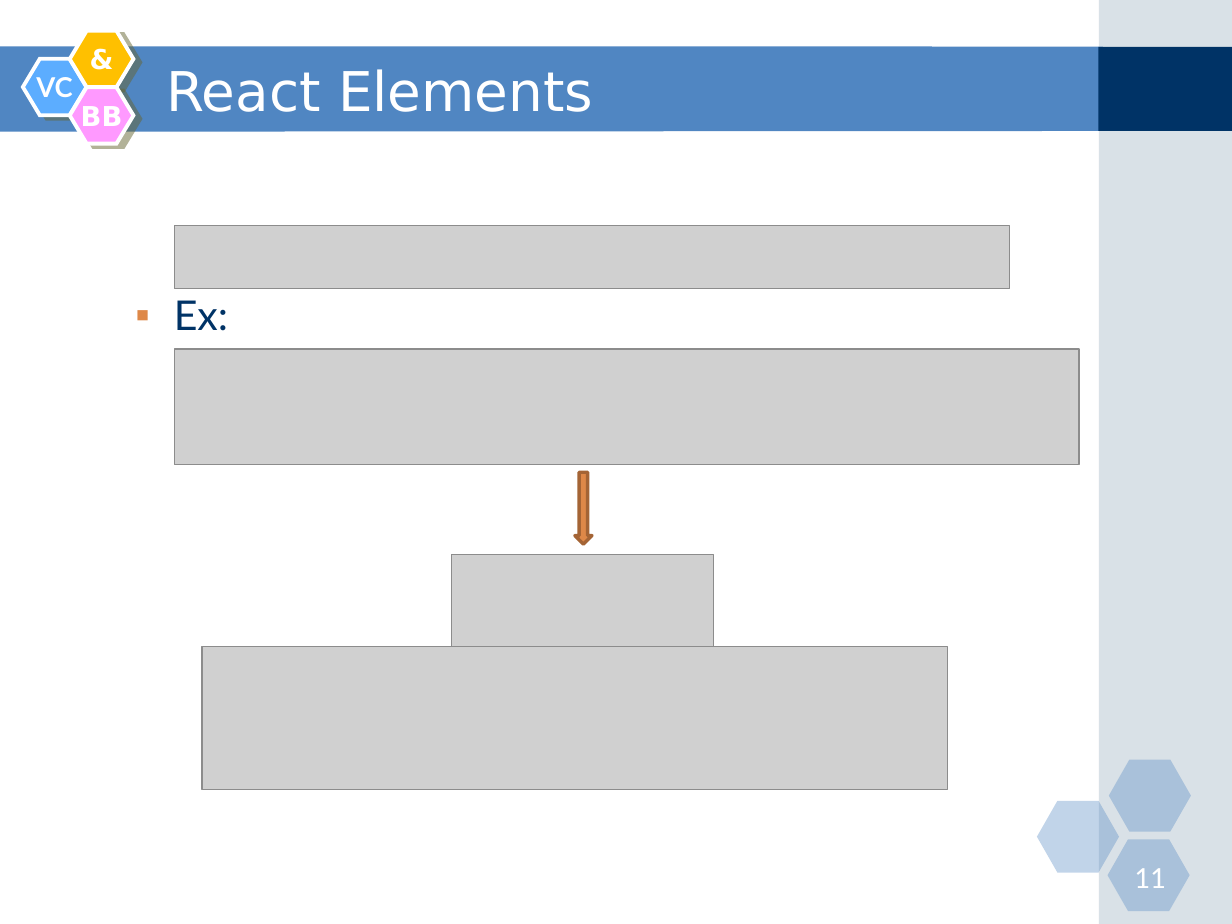
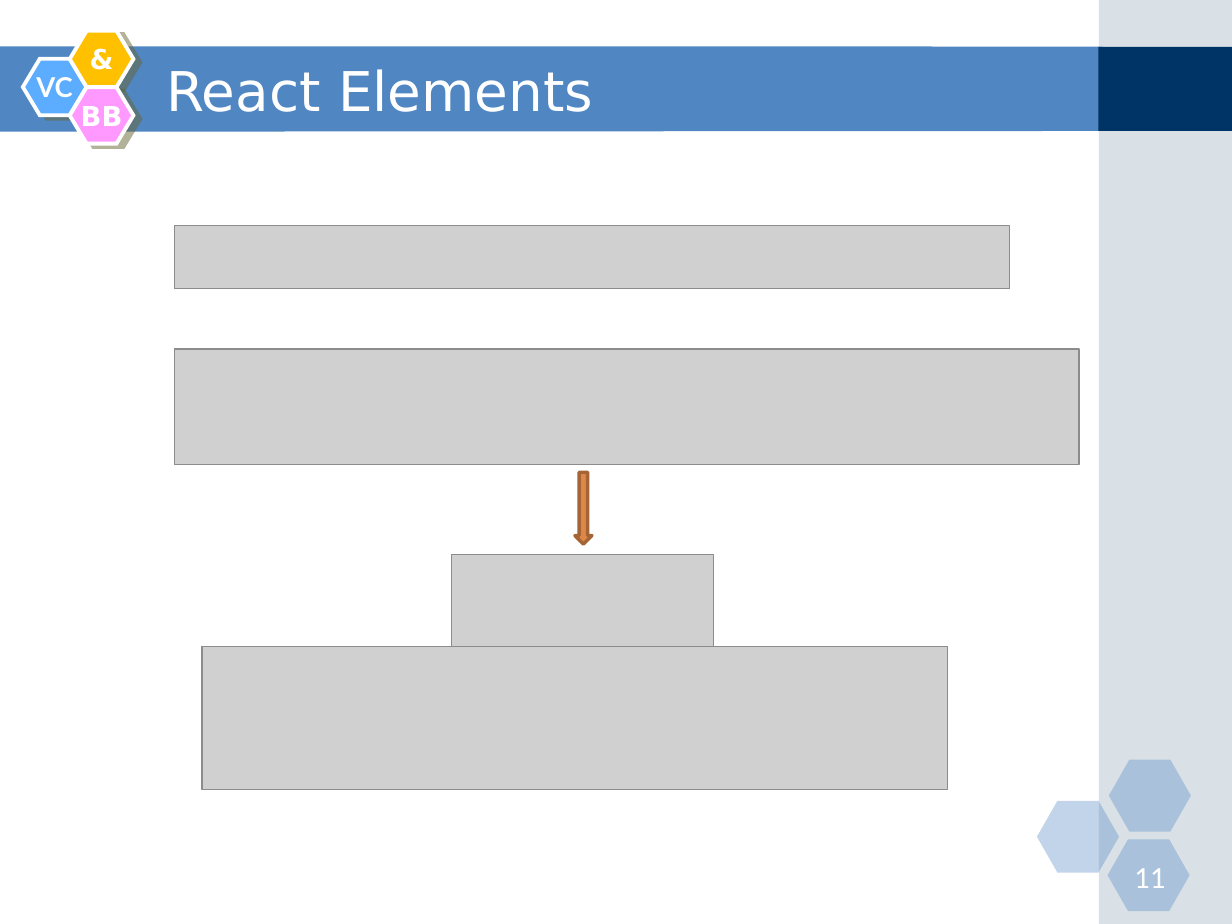
Before and after one commit to nguyenminhtiend/React-Document, a slide deck: slide 11 of React_Slide.pptx. Drawn at 1232x924 pixels with LibreOffice and Linux fonts; fonts in the diff are those of the drawing; grey boxes stand for pictures. Boxes give left, top, right and bottom in pixels: in the first picture for what was removed or moved away, otherwise in the second. Text is boxed around its words. In the diff, an @@ line names an element or a change of style, - is before the commit and + after.

```diff
--- a/React_Slide.pptx
+++ b/React_Slide.pptx
@@ text removed at (174, 300, 228, 331) @@
-  ▪ Ex:
```
Also in this commit, not shown: 6 other slides changed, 1 slide added, 2 other files.
